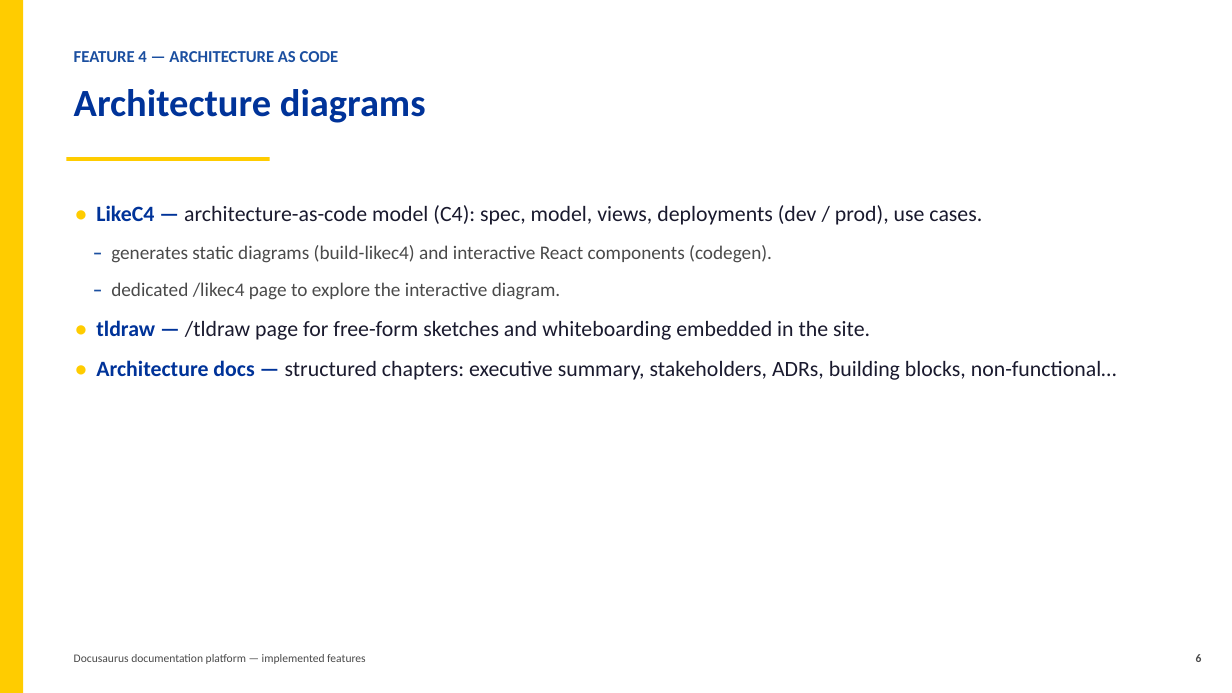
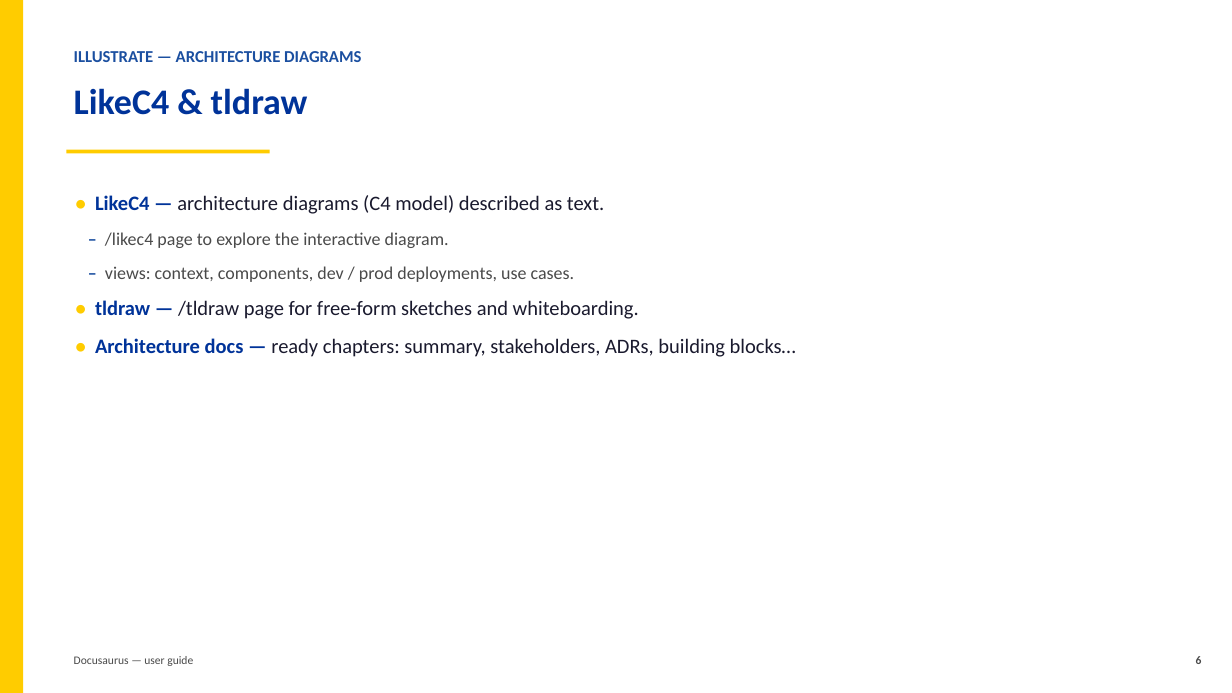
Before and after one commit to InnovateIt-ak/docusaurus, a slide deck: slide 6 of implemented-features.pptx. Drawn at 1232x693 pixels with LibreOffice and Linux fonts; fonts in the diff are those of the drawing. Boxes give left, top, right and bottom in pixels: in the first picture for what was removed or moved away, otherwise in the second. Text is boxed around its words. In the diff, an @@ line names an element or a change of style, - is before the commit and + after.

```diff
--- a/implemented-features.pptx
+++ b/implemented-features.pptx
@@ text at box(74, 51, 361, 62): text changed @@
-FEATURE 4 — ARCHITECTURE AS CODE
+ILLUSTRATE — ARCHITECTURE DIAGRAMS
@@ text at box(74, 88, 308, 115): text changed; size 30 to 28 pt @@
-Architecture diagrams
+LikeC4 & tldraw
@@ rectangle: place and size @@
-rectangle at box(67, 157, 270, 161)
+rectangle at box(67, 150, 270, 153)
@@ text at box(95, 195, 796, 357): text changed; size 17 to 16 pt @@
-• LikeC4 — architecture-as-code model (C4): spec, model, views, deployments (dev / prod), use cases.
-– generates static diagrams (build-likec4) and interactive React components (codegen).
-– dedicated /likec4 page to explore the interactive diagram.
-• tldraw — /tldraw page for free-form sketches and whiteboarding embedded in the site.
-• Architecture docs — structured chapters: executive summary, stakeholders, ADRs, building blocks, non-functional…
+• LikeC4 — architecture diagrams (C4 model) described as text.
+– /likec4 page to explore the interactive diagram.
+– views: context, components, dev / prod deployments, use cases.
+• tldraw — /tldraw page for free-form sketches and whiteboarding.
+• Architecture docs — ready chapters: summary, stakeholders, ADRs, building blocks…
@@ text at box(74, 656, 193, 666): text changed @@
-Docusaurus documentation platform — implemented features
+Docusaurus — user guide
```
Also in this commit, not shown: 6 other slides changed, 3 slides added, 3 slides removed, 5 other files.
